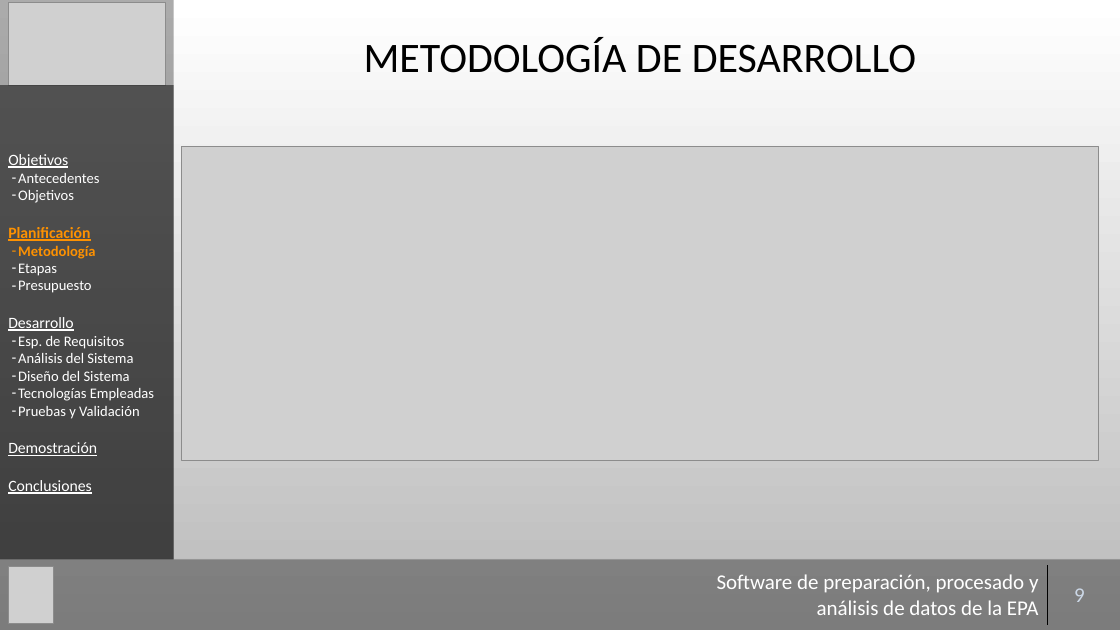
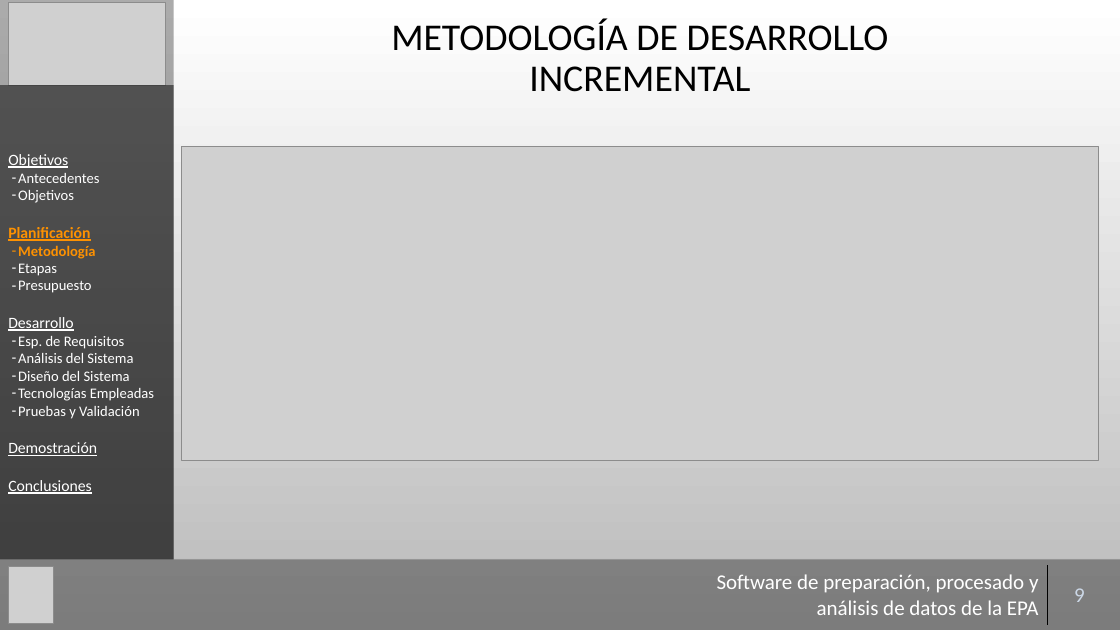
Before and after one commit to Gaulent/epa_explorer, a slide deck: slide 9 of mem/presentacion.pptx. Drawn at 1120x630 pixels with LibreOffice and Linux fonts; fonts in the diff are those of the drawing; grey boxes stand for pictures; background and template pictures are left out. Boxes give left, top, right and bottom in pixels: in the first picture for what was removed or moved away, otherwise in the second. Text is boxed around its words. In the diff, an @@ line names an element or a change of style, - is before the commit and + after.

```diff
--- a/mem/presentacion.pptx
+++ b/mem/presentacion.pptx
@@ title at [391, 19, 889, 92]: text changed; size 36 to 32.4 pt @@
-METODOLOGÍA DE DESARROLLO
+METODOLOGÍA DE DESARROLLO INCREMENTAL
```
Also in this commit, not shown: 17 other slides changed, 1 slide added, 2 other files.
